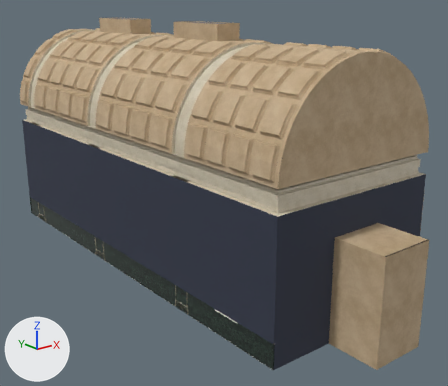
The glTF model web/public/salas/inframundo/sala.glb as it was, and as the next commit left it.
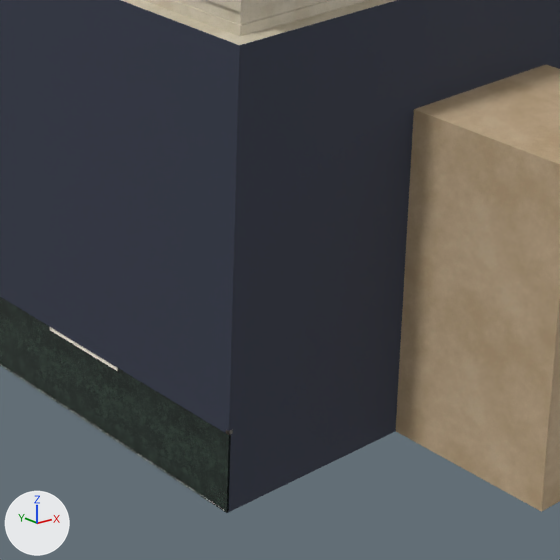
Each version appears first whole from a camera (50 mm lens) standing at (-16.9, -13.4, 12.2) and looking at (0.9, 8.8, 3.3), and next in a close-up on the part from 44% to 85% of the width and 52% to 100% of the height. The lights are fixed; the arrows at lower left show +X, +Y and +Z. The last two pictures show the newer version. Where no turn or scale is listed for an object, it has been applied to the vertices. Vertices at exactly the same position are counted once.

Names of what the first close-up shows: 'muros' and 2 more.
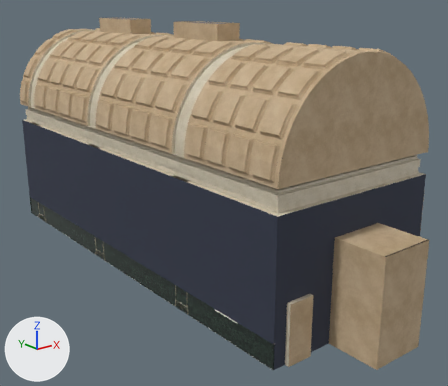
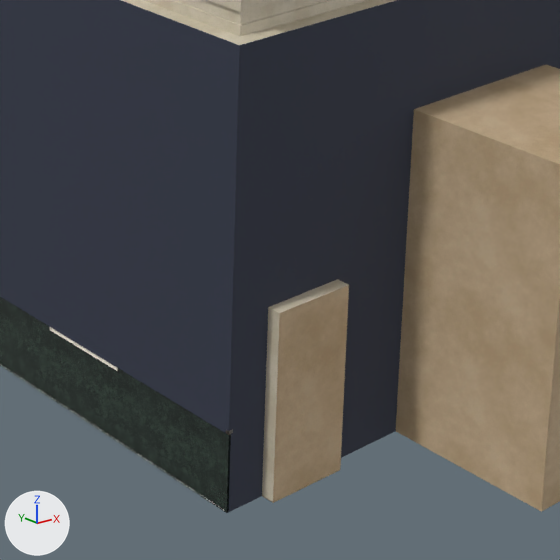
Where the newer file only moved an object's origin or applied its transform, the numbers keep the older frame.

Patch to the scene script:
```diff
--- a/web/public/salas/inframundo/sala.glb.py
+++ b/web/public/salas/inframundo/sala.glb.py
@@ me_muros @@
 # used by ob_muros; location = (1.1, 9.6, 5.25)
-me_muros.from_pydata(...)  # 8623 vertices, 11758 faces; spans x -5.1..5.1, y -11.8..11.8, z -5.3..5.3
+me_muros.from_pydata(...)  # 8689 vertices, 11860 faces; spans x -5.1..5.1, y -11.8..11.8, z -5.3..5.3
+# me_muros part 1: 50 vertices added at x -4.7..-3.3, y -9.8..-9.5, z -5.3..0.4
+# other edits to the shape of me_muros do not show in these pictures
 me_muros.materials.append(mat_yeso)
```

Where the change shows, as pixel boxes (x1, y1, x2, y2) in the close-ups (560 x 560 px):
part 1 of me_muros, added
    after: (227, 0, 420, 512)
